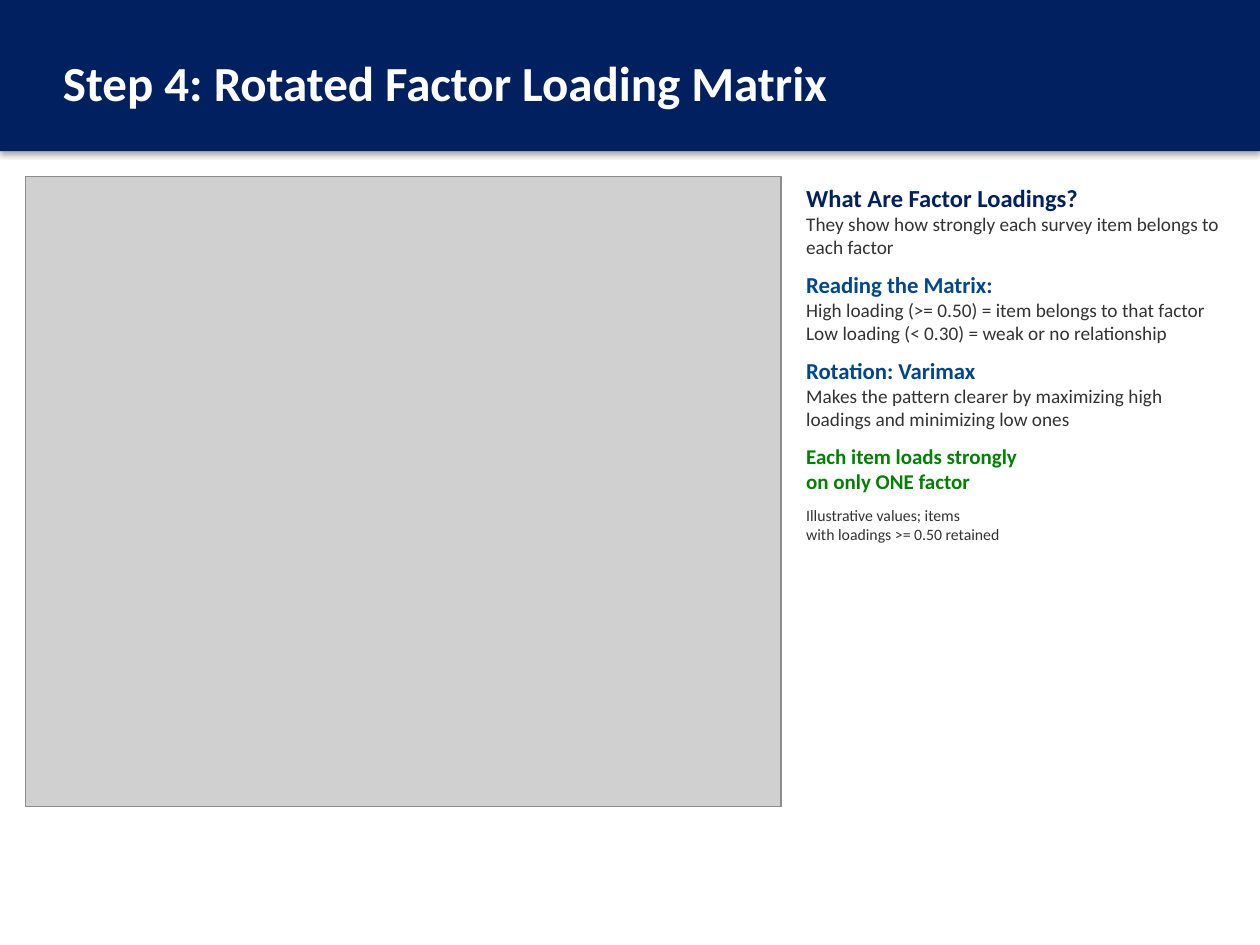
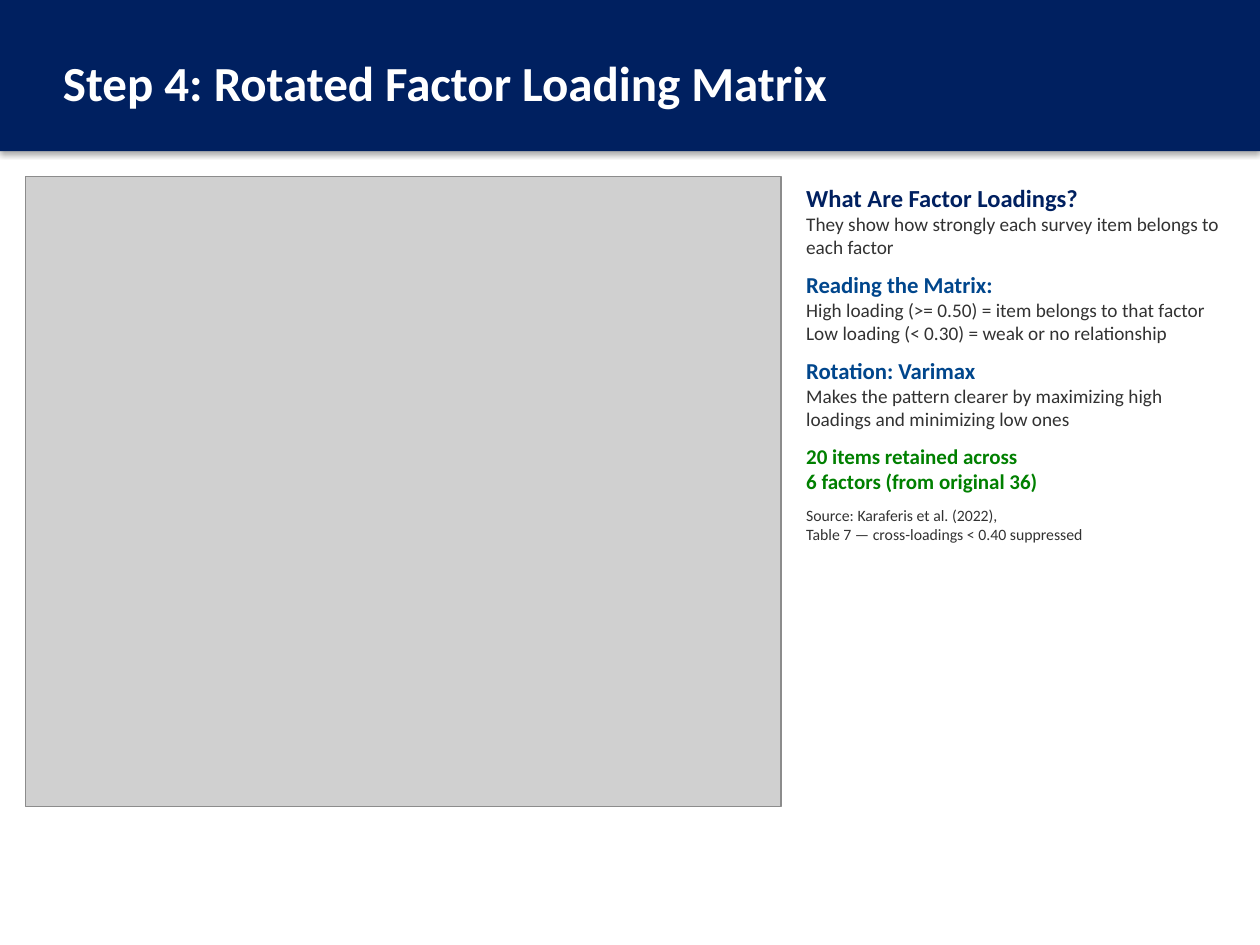
Before and after one commit to thenaivedetective/sp500-stock-performance, a slide deck: slide 13 of Factor_Analysis_JobSatisfaction_Presentation.pptx. Drawn at 1260x945 pixels with LibreOffice and Linux fonts; fonts in the diff are those of the drawing; grey boxes stand for pictures. Boxes give left, top, right and bottom in pixels: in the first picture for what was removed or moved away, otherwise in the second. Text is boxed around its words. In the diff, an @@ line names an element or a change of style, - is before the commit and + after.

```diff
--- a/Factor_Analysis_JobSatisfaction_Presentation.pptx
+++ b/Factor_Analysis_JobSatisfaction_Presentation.pptx
@@ text at (x1=806, y1=449, x2=1083, y2=543): text changed @@
-Each item loads strongly
-on only ONE factor
-Illustrative values; items
-with loadings >= 0.50 retained
+20 items retained across
+6 factors (from original 36)
+Source: Karaferis et al. (2022),
+Table 7 — cross-loadings < 0.40 suppressed
```
Also in this commit, not shown: 13 other slides changed, 12 other files.
